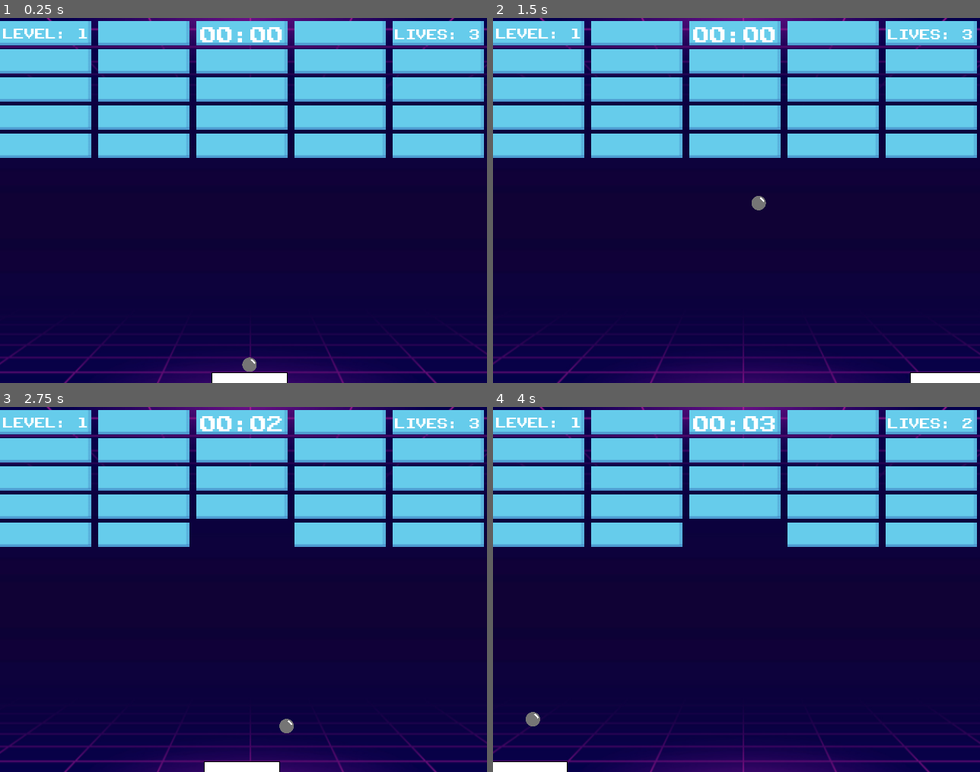
Above: before the commit, frames 1-4 (two rows, left to right).
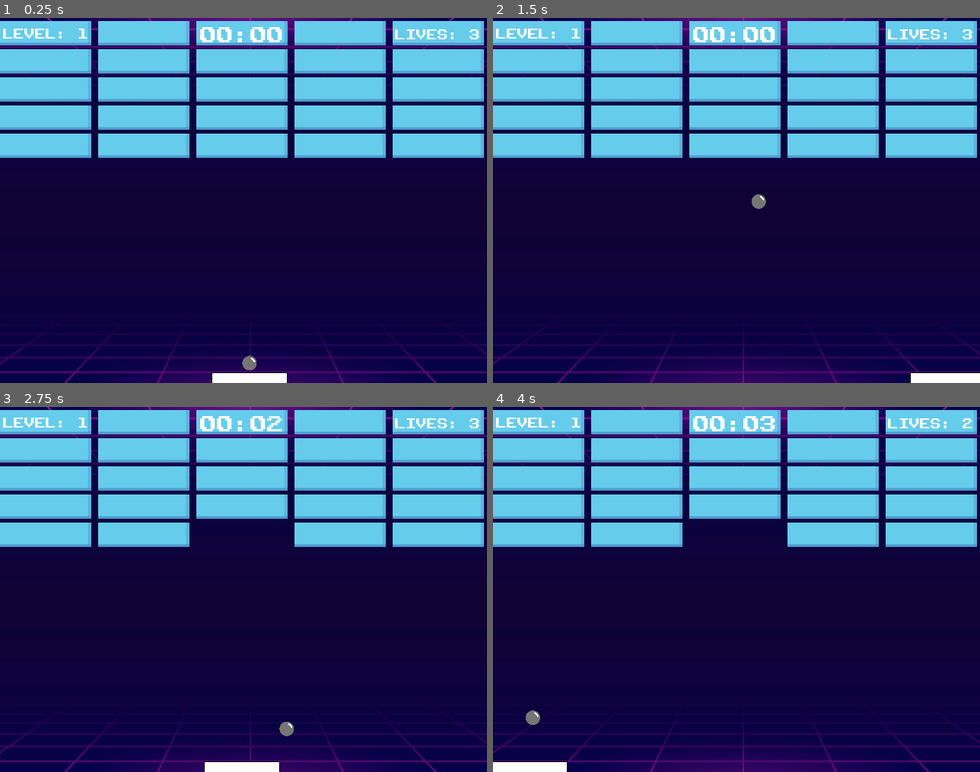
Above: after the commit, the same moments.

Repository: fabiolrodriguez/roguebrick
Game: Godot game, scene res://scenes/wrold.tscn
Same seed, same stepped clock (60 frames per second), same inputs: the game is played once before the commit and once after it.
Inputs (mouse positions are in pixels of both pictures, inside the frame that each line leads up to):
- Up to frame 1 (0.25 s): no input
- Up to frame 2 (1.5 s): tap Enter (ui_accept) at 0.5, 0.77 s; move the mouse to (712, 273) at 0.52 s; hold Right (ui_right) from 0.53 s (still down); move the mouse to (882, 255) at 1.27 s
- Up to frame 3 (2.75 s): tap Enter (ui_accept) at 1.52 s; move the mouse to (97, 534) at 2.02 s; release Right (ui_right) at 2.03 s; hold Left (ui_left) from 2.03 s (still down)
- Up to frame 4 (4 s): keep holding Left (ui_left); move the mouse to (760, 589) at 2.77 s; tap Enter (ui_accept) at 3.02, 3.77 s; move the mouse to (663, 498) at 3.52 s

The runs differ from the first frame. In frame 1, less than 0.1% of the frame differs, in the area x 49-53%, y 92-97%; in frame 2, less than 0.1%; in frame 3, less than 0.1%, in the area x 57-61%, y 85-91%; in frame 4, less than 0.1%.

Commit message:
working on multiball feature

Diff:
--- a/scenes/wrold.tscn
+++ b/scenes/wrold.tscn
@@ -64,6 +64,7 @@
 
 [node name="level" type="Node2D" unique_id=128924603]
 script = ExtResource("1_x26i3")
+ball_scene = ExtResource("3_ninex")
 
 [node name="background" type="Sprite2D" parent="." unique_id=930485654]
 position = Vector2(328.99994, 251.99998)
--- a/scripts/ball.gd
+++ b/scripts/ball.gd
@@ -16,12 +16,19 @@
 
 
 func _ready():
+	add_to_group("ball")
 	stick_to_player(speed)
 
 func _physics_process(delta):
 	if is_stuck:
-		global_position.x = paddle.global_position.x
-		global_position.y = paddle.global_position.y - launch_offset_y
+		if paddle != null:
+			global_position = Vector2(
+				paddle.global_position.x,
+				paddle.global_position.y - launch_offset_y - 2
+			)
+		#global_position.x = paddle.global_position.x
+		#global_position.y = paddle.global_position.y - launch_offset_y
+
 
 		if Input.is_action_just_pressed("ui_accept"):
 			launch()
@@ -35,7 +42,9 @@
 		if collider.name == "paddle":
 			if magnet_enabled:
 				stick_to_player(speed)
+				return
 			hit_sound.play()
+
 
 		if collider.has_method("hit"):
 			collider.hit()
@@ -52,8 +61,10 @@
 	is_stuck = true
 	speed = start_speed
 	velocity = Vector2.ZERO
-	#global_position.x = paddle.global_position.x
-	#global_position.y = paddle.global_position.y - launch_offset_y
+
+	if paddle == null:
+		return
+
 	global_position = Vector2(
 		paddle.global_position.x,
 		paddle.global_position.y - launch_offset_y
--- a/scripts/main.gd
+++ b/scripts/main.gd
@@ -52,13 +52,14 @@
 @onready var option1_button = $UpgradePanel/PanelContainer/MarginContainer/VBoxContainer/HBoxContainer/option1
 @onready var option2_button = $UpgradePanel/PanelContainer/MarginContainer/VBoxContainer/HBoxContainer/option2
 @onready var option3_button = $UpgradePanel/PanelContainer/MarginContainer/VBoxContainer/HBoxContainer/option3
+@export var ball_scene: PackedScene
 var available_upgrades = [
-	"bigger_paddle",
-	"faster_ball",
-	"extra_life",
+	#"bigger_paddle",
+	#"faster_ball",
+	#"extra_life",
 	"faster_player",
-	"magnet_ball"
-
+	"magnet_ball",
+	"multi_ball"
 ]
 
 var current_upgrade_choices: Array = []
@@ -94,16 +95,17 @@
 			return "PLAYER +SPEED"
 		"magnet_ball":
 			return "MAGNET BALL"
+		"multi_ball":
+			return "MULTI BALL"
 		_:
 			return upgrade_id
 
 
 func choose_upgrade(index: int):
 	var chosen_upgrade = current_upgrade_choices[index]
+	get_tree().paused = false
 	apply_upgrade(chosen_upgrade)
-
 	upgrade_menu.visible = false
-	get_tree().paused = false
 
 	call_deferred("start_next_phase")
 
@@ -127,6 +129,9 @@
 				bola.enable_magnet()
 			else:
 				print("metodo não encontrado")
+		"multi_ball":
+			spawn_extra_ball()
+
 
 func _on_option_1_button_pressed():
 	choose_upgrade(0)
@@ -238,7 +243,9 @@
 		timer_running = false
 
 func _on_deadzone_body_entered(body):
-	if body.name == "bola":
+	if body.is_in_group("ball"):
+		var balls = get_tree().get_nodes_in_group("ball")
+	#if body.name == "bola":
 		lives -= 1
 		update_lives_ui()
 		check_lives()
@@ -248,6 +255,9 @@
 		await get_tree().create_timer(0.5).timeout
 		bola.call_deferred("stick_to_player", ball_speed)
 		timer_running = false
+		if balls.size() > 1:
+			body.queue_free()
+		call_deferred("check_remaining_balls")
 
 func start_phase(phase):
 	phase = phase
@@ -260,7 +270,6 @@
 	update_level_ui()
 	if phase > 1:
 		show_upgrade_panel()
-		#upgrade_menu.visible = true
 
 func check_bricks():
 	print("bricks restantes:", bricks.get_child_count())
@@ -303,3 +312,49 @@
 	var tween = create_tween()
 	tween.tween_property(button, "scale", Vector2(0.95, 0.95), 0.05)
 	tween.tween_property(button, "scale", Vector2(1, 1), 0.05)
+
+#func spawn_extra_ball():
+	#var new_ball = ball_scene.instantiate()
+	#add_child(new_ball)
+#
+	#new_ball.player = player
+	#new_ball.paddle = paddle
+	#new_ball.global_position = ball.global_position
+#
+	#new_ball.is_stuck = false
+	#new_ball.speed = ball_speed
+	#new_ball.velocity = Vector2(-0.6, -1).normalized() * ball_speed
+
+func spawn_extra_ball():
+	print("spawn_extra_ball chamada")
+	print("ball_scene:", ball_scene)
+
+	if ball_scene == null:
+		print("ERRO: ball_scene está null")
+		return
+
+	var new_ball = ball_scene.instantiate()
+	add_child(new_ball)
+
+	print("nova bola criada:", new_ball)
+
+	new_ball.global_position = paddle .global_position + Vector2(0, -30)
+	new_ball.player = player_path
+	new_ball.is_stuck = false
+	new_ball.speed = ball_speed
+	new_ball.velocity = Vector2(-0.6, -1).normalized() * ball_speed
+
+	print("nova bola posicionada em:", new_ball.global_position)
+	print("nova velocidade:", new_ball.velocity)
+
+func check_remaining_balls():
+	var balls = get_tree().get_nodes_in_group("ball")
+
+	if balls.size() == 0:
+		lives -= 1
+		update_lives_ui()
+
+		if lives <= 0:
+			check_lives()
+		else:
+			bola.call_deferred("stick_to_player", ball_speed)
